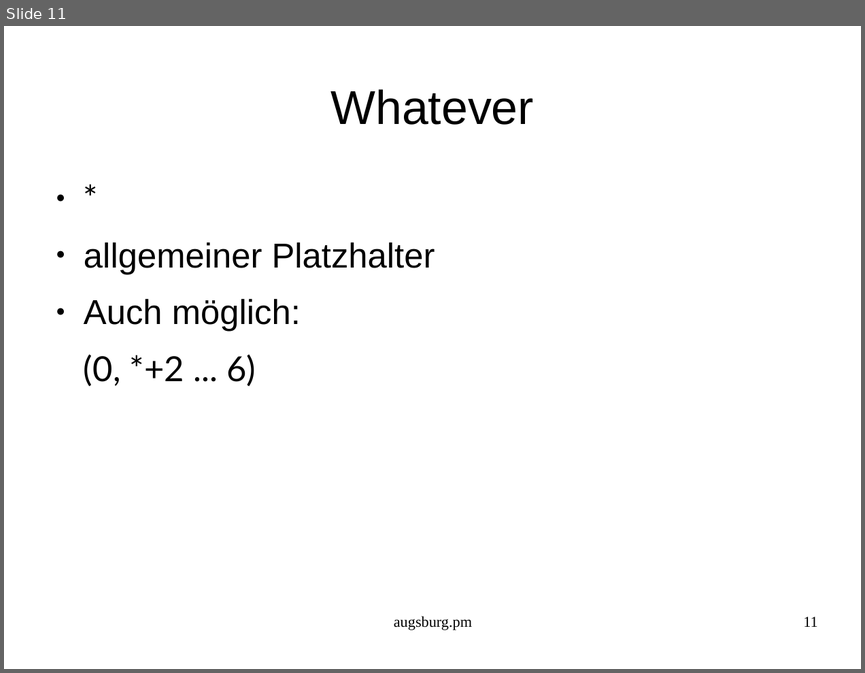
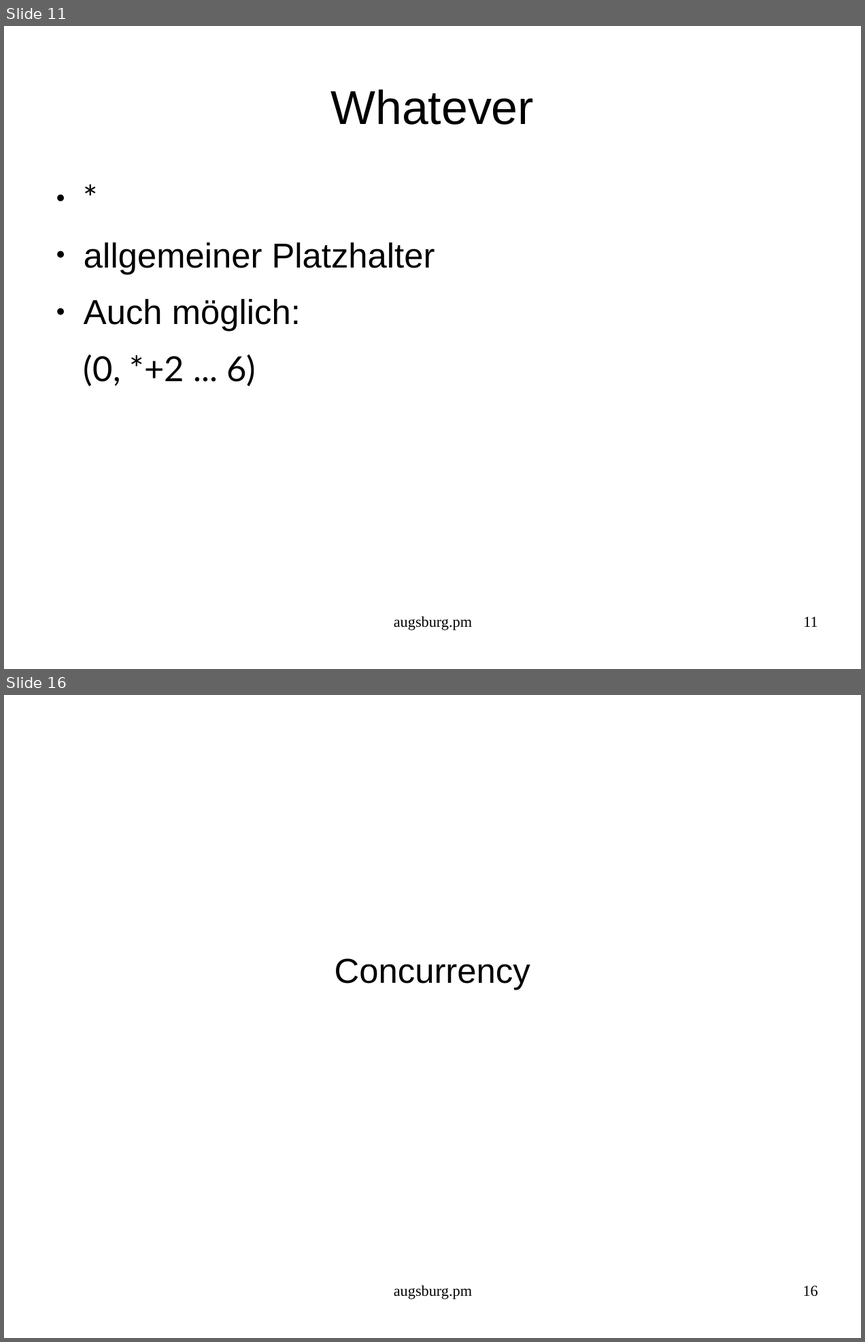
Before and after one commit to augsburgpm/augsburgpm.talk.2016.02, a slide deck: talk.odp. Shown one above the other, each under a label of ours: slide 11 before the commit, slides 11 and 16 after it; the slides between them are not shown. The pictures are 865x673 and 865x1342 pixels, drawn with LibreOffice and Linux fonts; fonts in the diff are those of the drawing. Boxes give left, top, right and bottom in pixels: in the first picture for what was removed or moved away, otherwise in the second. Text is boxed around its words. In the diff, an @@ line names an element or a change of style, - is before the commit and + after.

```diff
--- a/talk.odp
+++ b/talk.odp
@@ slide 16 added at (x1=4, y1=695, x2=861, y2=1338), background #FFFFFF @@
@@ subtitle added at (x1=334, y1=958, x2=530, y2=990), 32 pt, text #000000 @@
+Concurrency
@@ text added at (x1=394, y1=1285, x2=472, y2=1299), 14 pt, text #000000 @@
+augsburg.pm
@@ page number added at (x1=803, y1=1285, x2=818, y2=1296), 14 pt, text #000000 @@
+16
```
Also in this commit, not shown: 1 slide changed, 11 other slides added, 1 slide removed, 4 other files.
